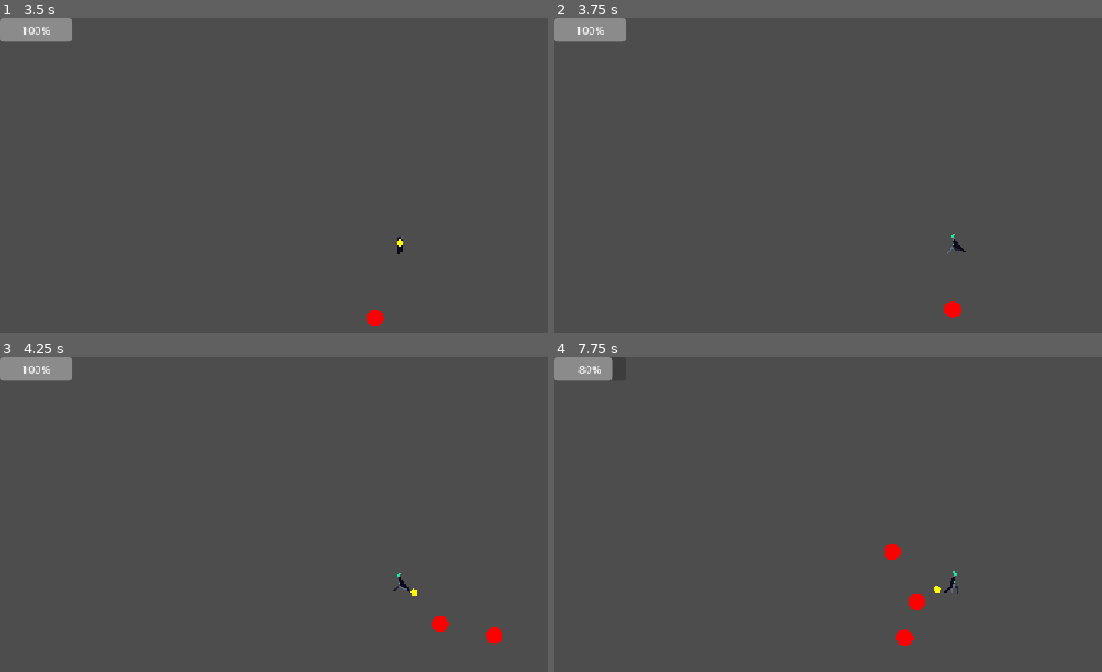
Above: before the commit, frames 1-4 (two rows, left to right).
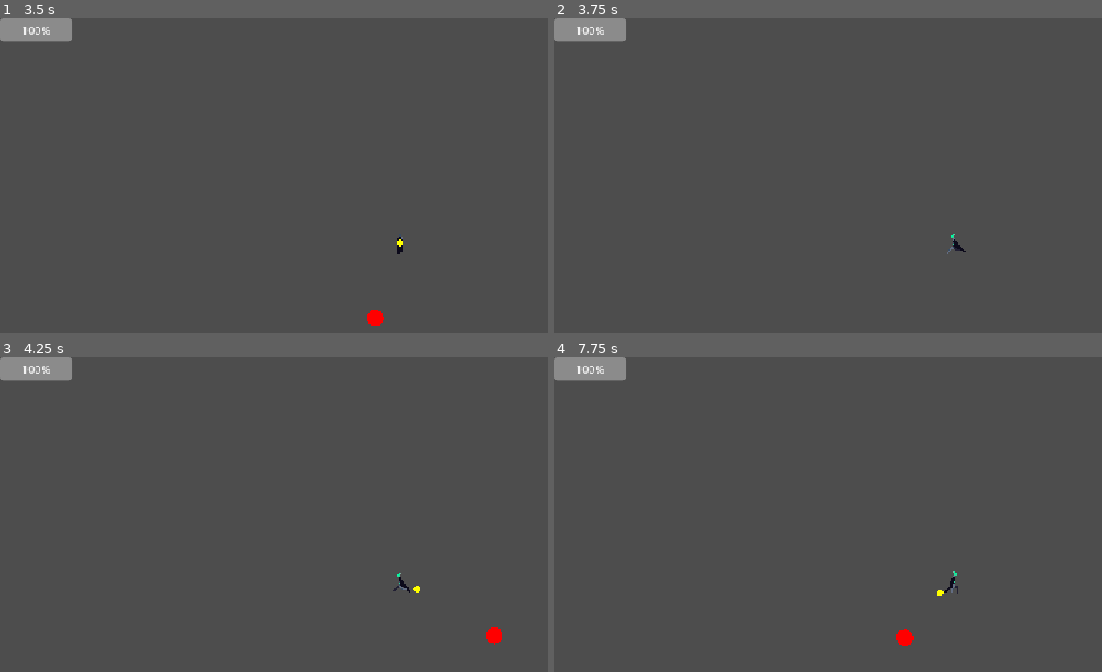
Above: after the commit, the same moments.

Repository: SaiyanD/Alien-invasion
Game: Godot game, scene res://Scenes/main.tscn
The game is run twice, just before and just after one commit, with the same random seed, the same clock (stepped at 60 frames per second) and the same inputs.
Inputs (mouse positions are in pixels of both pictures, inside the frame that each line leads up to):
- Up to frame 1 (3.5 s): tap Enter at 0.5, 2 s; move the mouse to (outside the picture) at 0.52 s; hold D (right) 0.53-1.28 s; tap Alt at 0.6, 2.1 s; click (outside the picture) at 0.67 s; tap Space at 1.25 s; move the mouse to (241, 266) at 1.27 s; hold S (down) 1.28-2.03 s; tap Shift at 1.35, 2.85 s; move the mouse to (482, 144) at 2.02 s; hold D (right) 2.03-2.78 s; move the mouse to (361, 332) at 2.77 s; hold W (up) from 2.78 s (still down); click (361, 332) at 2.92 s
- Up to frame 2 (3.75 s): move the mouse to (outside the picture) at 3.52 s; release W (up) at 3.53 s; hold A (left) from 3.53 s (still down); tap Alt at 3.6 s
- Up to frame 3 (4.25 s): keep holding A (left)
- Up to frame 4 (7.75 s): move the mouse to (712, 514) at 4.27 s; tap Shift at 4.35, 5.85, 7.35 s; move the mouse to (992, 580) at 5.02 s; release A (left) at 5.03 s; hold S (down) 5.03-5.78 s; tap Alt at 5.1, 6.6 s; click (992, 580) at 5.17 s; move the mouse to (833, 470) at 5.77 s; hold D (right) 5.78-6.53 s; move the mouse to (outside the picture) at 6.52 s; hold W (up) 6.53-7.28 s; move the mouse to (795, 605) at 7.27 s; hold D (right) from 7.28 s (still down); click (795, 605) at 7.42 s

Frame 1 is identical in both runs. In frame 2, 0.1% of the frame differs, in the area x 71-75%, y 89-96%; in frame 3, 0.2%; in frame 4, 0.6%, in the area x 4-72%, y 0-81%.

Commit message:
Fix enemy script errors

Diff:
--- a/Scripts/enemy.gd
+++ b/Scripts/enemy.gd
@@ -1,9 +1,8 @@
 extends CharacterBody2D
 
-@onready var health_bar: ProgressBar = $UI/HealthBar
 
 
-@export var health: float = 100.0
+@export var health: float = 30.0
 @export var speed: float = 80.0
 @export var damage:float = 10.0
 @export var xp_reward: int =5
@@ -62,8 +61,9 @@
 
 
 func take_damage(amount: float) -> void:
-		if health <= 0:
-			die()
+	health -= amount
+	if health <= 0:
+		die()
 
 func die() -> void:
 	queue_free()
